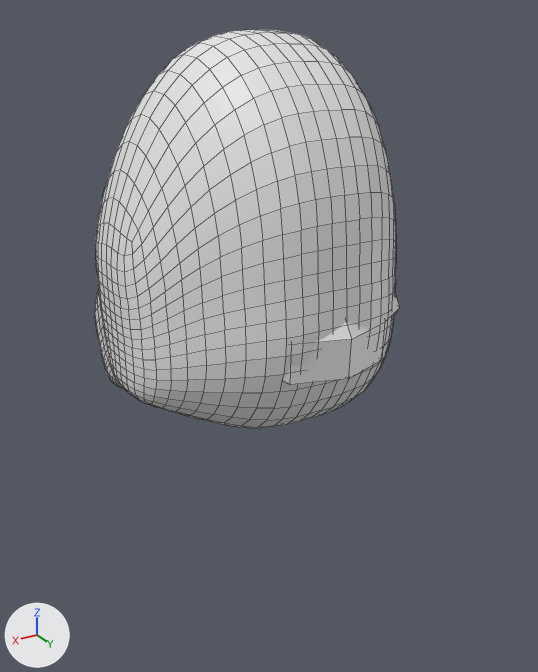
An edit to the Blender file blender/parts_head_b10_horse.blend, drawn before and after from the same camera.
Rendered twice from a 50 mm camera at (44.0, 76.0, 26.2) aimed at (-2.1, -0.8, -12.2). Every picture has the same lights, and +X, +Y and +Z are marked at lower left. Mesh edges are drawn as thin lines.

The first picture shows '立方体', '立方体.001'.
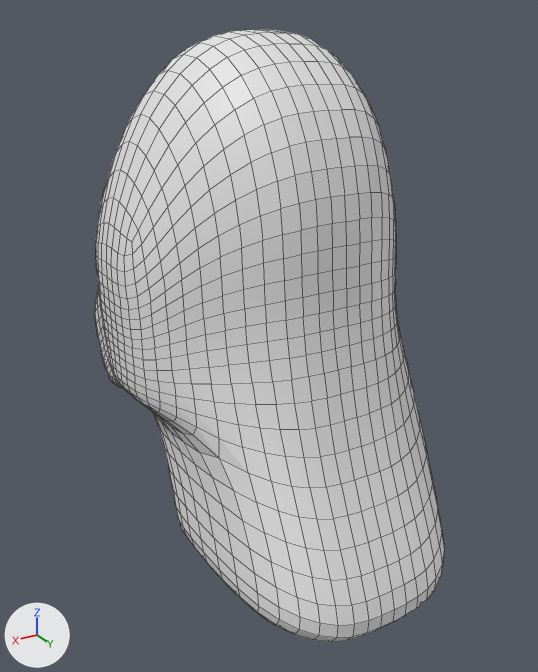
The newer file is also rescaled (x0.558) as a whole; pictures and numbers use the older file's frame.

Boxes [x1, y1, x2, y2] around the edits, measured in the pictures (538 x 672 px):
'立方体.001', reshaped (16% wider, 54% taller)
    before: [95, 30, 396, 428]
    after: [95, 30, 444, 642]
'立方体', deleted
    before: [283, 291, 400, 385]
part 1 of me_立方体_001, built on
    before: [139, 328, 393, 428]
    after: [138, 331, 444, 642]

Patch to the scene script:
```diff
--- a/blender/parts_head_b10_horse.blend.py
+++ b/blender/parts_head_b10_horse.blend.py
@@ me_立方体_001 @@
 # used by ob_立方体_001; location = (0.0, 0.0, 0.0); scale = (13.5, 13.5, 19.3)
-me_立方体_001.from_pydata(...)  # 118 vertices, 116 faces; spans x -1.35..1.38, y -3.01..1.41, z -1.76..1.4
+me_立方体_001.from_pydata(...)  # 142 vertices, 140 faces; spans x -1.35..1.38, y -3.01..2.27, z -1.99..1.4
+# me_立方体_001 part 1
+# 2 vertices are removed from x -0.5..0.5, y 0.0, z -1.09
+# 8 faces are deleted
+# 5 vertices in x -1.18..1.0, y 0.47..1.0, z -1.0..-0.86 move by (0.0, 0.67, 0.0)
+# 1 vertex moves from x -0.01, y 0.0, z -1.09 to x 0.05, y 0.03, z -1.71
+# 26 vertices are added at x -1.1..1.08, y 0.03..2.27, z -1.99..-1.47
+# 32 new faces join them
@@ ob_立方体 @@
-ob_立方体 = bpy.data.objects.new('立方体', me_立方体)
-ob_立方体.location = (0.0, 0.0, 0.0)
-ob_立方体.scale = (12.2, 11.7, 9.4)
```
